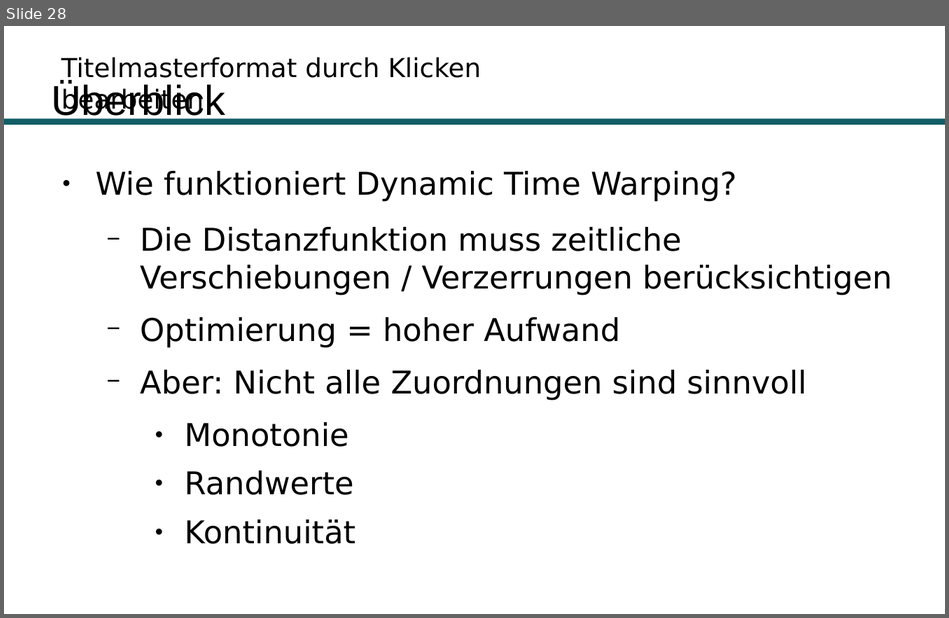
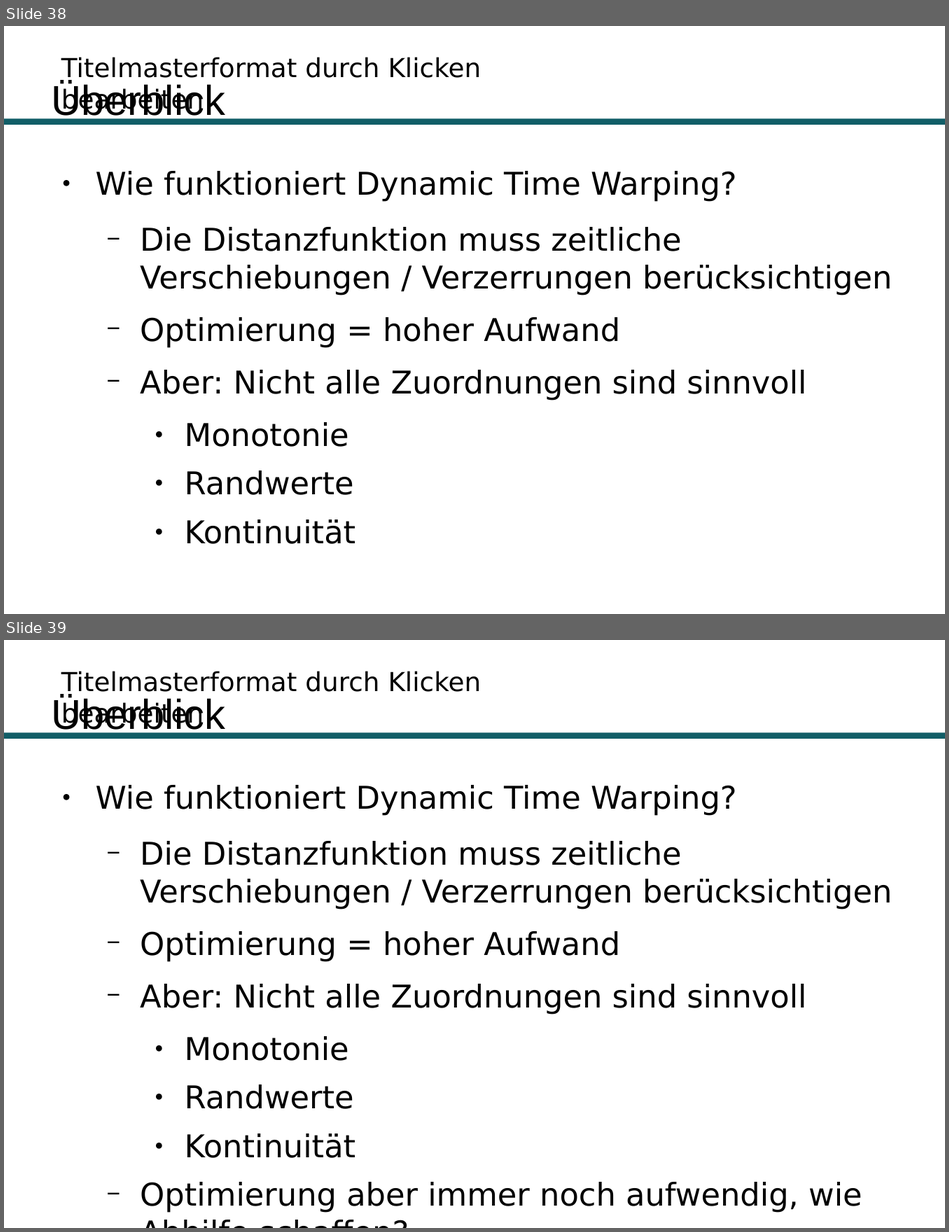
Before and after one commit to Hirnschwamm/DTW, a slide deck: Präsentation.odp. Shown one above the other, each under a label of ours: slide 28 before the commit, slides 38 and 39 after it. The pictures are 949x618 and 949x1232 pixels, drawn with LibreOffice and Linux fonts; fonts in the diff are those of the drawing; background and template pictures are left out. Boxes give left, top, right and bottom in pixels: in the first picture for what was removed or moved away, otherwise in the second. Text is boxed around its words. In the diff, an @@ line names an element or a change of style, - is before the commit and + after.

```diff
--- a/Präsentation.odp
+++ b/Präsentation.odp
@@ slide 39 added at bbox=[4, 640, 945, 1228], background #FFFFFF; not listed: 2 template elements that a slide beside it also shows @@
@@ title added at bbox=[51, 695, 225, 737], 32 pt, text #000000 @@
+Überblick
@@ text added at bbox=[96, 785, 892, 1213], 24 pt, text #000000 @@
+● Wie funktioniert Dynamic Time Warping?
+  − Die Distanzfunktion muss zeitliche Verschiebungen / Verzerrungen berücksichtigen
+  − Optimierung = hoher Aufwand
+  − Aber: Nicht alle Zuordnungen sind sinnvoll
+    ● Monotonie
+    ● Randwerte
+    ● Kontinuität
+  − Optimierung aber immer noch aufwendig, wie Abhilfe schaffen?
@@ what was slide 28 is now slide 38 @@
```
Also in this commit, not shown: 1 slide changed, 10 other slides added.
